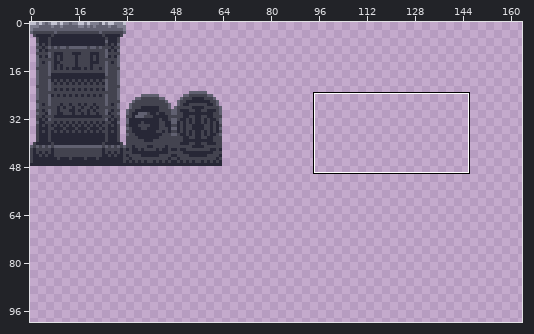
Edited in one commit: sprite sheet (Assets/Sprites/props.png). The picture above shows the old version from afar; the outline marks the close-up.
Close-up. The starting point:
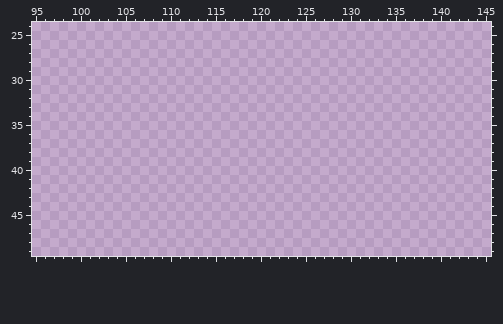
The file is 256x256 pixels. Shown: x 95..145, y 24..49. The wide view leaves out empty margins. The commit also changed other parts of the picture, which this record leaves out.
Palette (. is transparent): 
And afterwards:
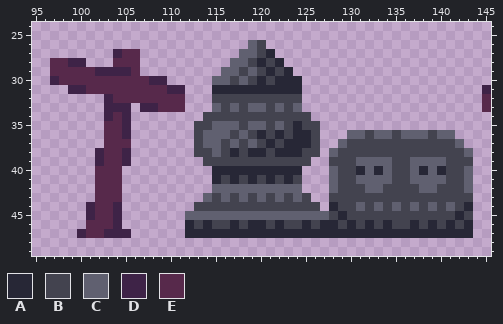
Colours new in this view: A #272736  B #43434f  C #606070  D #3e2347  E #57294b
What changed:
Changed rows in their new state; - is an unchanged pixel.
first column x 97:
26 ----------------------CB-------------------------
27 -------DEE-----------CCBA------------------------
28 EEDD---EEE----------CCBABA-----------------------
29 EEEEEDDDDE---------CCBCBABA----------------------
30 DEEEEEEEEEEDD-----CCBCBABAAA---------------------
31 --DDEEEEEEEEEDD---AAAAAAAAAA--------------------D
32 ------DEEEEEEEE---BBBBBBBBBB--------------------E
33 ------DDD-DDEEE---CBCBCCBCBC--------------------E
34 ------DED--------BBBBBBBBBBBB--------------------
35 ------EED-------BBCCCBCCBCBABB-------------------
36 ------EED-------BCCCBCBABABAAB---CCBCCBCCCBCC----
37 ------EEE-------BCCBCBCBABAAAB--CBBBBBBBBBBBBC---
38 -----DEED-------BBCBABAABAAABB-CBBBBBBBBBBBBBBC--
39 -----DEED--------BBBBBBBBBBBB--BBBCCCCBBCCCCBBB--
40 -----EEE----------AAAAAAAAAA---CBBACACBBCACABBC--
41 -----EEE----------ABABABABAB---CBBCCCCBBCCCCBBC--
42 -----EEE----------CCCCCCCCCC---CBBBCCBBBBCCBBBC--
43 -----EEE---------CBCBCBCBCBCB--BBBBBBBBBBBBBBBB--
44 ----DEED--------BBBBBBBBBBBBBB-ABBCBCBCBCBCBCBA--
45 ----DEED-------CCCCCCCCCCCCCCCCBABBBBBBBBBBBBAB--
46 ----EEED-------ABABBABAABABBABAABABABABBABABABA--
47 ---DEEDDD------AAAAAAAAAAAAAAAAAAAAAAAAAAAAAAAA--
Boxes around the changes in both close-ups, in picture pixels (x1, y1, x2, y2):
added: (50, 40, 491, 238)
